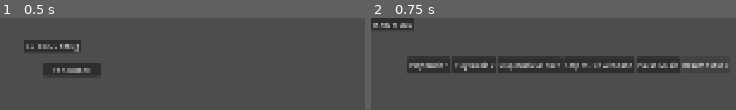
Above: before the commit, frames 1-2 (left to right).
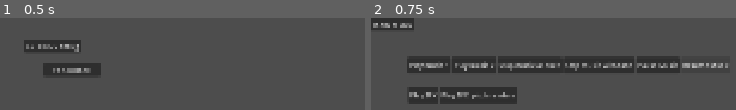
Above: after the commit, the same moments.

Repository: gurbsgurbs/game-template-godot
Game: Godot game, scene res://Screens/MainMenu/main_menu.tscn
Two runs of this game, one before a commit and one after it. Both use one fixed random seed, a clock stepped at 60 frames per second and the inputs below. The project has no main scene, so this scene is started directly. The engine's default icon, where the game draws it, is replaced by a stand-in: a white triangle on a blue panel in a dark square. Sound files missing from this copy of the repository are replaced by a short silence.
Inputs:
- Up to frame 1 (0.5 s): no input
- Up to frame 2 (0.75 s): click "To Sandbox" at 0.5 s

Frame 1 is identical in both runs. In frame 2, 4.8% of the frame differs, in the area x 10-40%, y 75-94%.

Commit message:
Added play_sound(), more comments and small changes

Diff:
--- a/Globals/AudioManager/audio_manager.gd
+++ b/Globals/AudioManager/audio_manager.gd
@@ -6,29 +6,34 @@
 #region MUSIC & SOUND LIBRARIES
 
 enum Music {
+	NONE,
 	THEME_TEST,
 	THEME_2_TEST,
 }
 
-enum SoundEffects {
+enum SoundEffect {
 	UI_BUTTON_CLICK
 }
 
-const  MUSIC_TRACKS: Dictionary[Music, String] = {
+const MUSIC_TRACKS: Dictionary[Music, String] = {
 	Music.THEME_TEST: "res://Assets/Test/music.wav",
 	Music.THEME_2_TEST: "res://Assets/Test/music_2.wav"
 }
 
-const SFX_AUDIOS: Dictionary[SoundEffects, String] = {
-	SoundEffects.UI_BUTTON_CLICK: "res://Assets/Test/sfx.wav",
-}
-
-#endregion
+
+const SFX_AUDIOS: Dictionary[SoundEffect, AudioStream] = {
+	SoundEffect.UI_BUTTON_CLICK: preload("res://Assets/Test/sfx.wav"),
+}
+
+#endregion
+
 
 const DEFAULT_FADE_DURATION: float = 3.0
+const DEFAULT_PITCH_RANDOM: float = 0.02
 
 const VOLUME_SILENT: float = 0.0
 const VOLUME_FULL: float = 1.0
+
 
 var music_current_track: Music
 var music_active_player: AudioStreamPlayer
@@ -36,15 +41,17 @@
 
 @onready var music_player_a: AudioStreamPlayer = %MusicPlayerA
 @onready var music_player_b: AudioStreamPlayer = %MusicPlayerB
-@onready var audio_player: AudioStreamPlayer = %AudioPlayer
 
 
 func _ready() -> void:
+	music_current_track = Music.NONE
 	music_player_a.volume_linear = 0.0
 	music_player_b.volume_linear = 0.0
 	music_active_player = music_player_a
 
 
+#region MUSIC FUNCTIONS
+
 func play_music(track: Music, fade_duration: float = DEFAULT_FADE_DURATION) -> void:
 
 	# End function if same music is already playing
@@ -55,12 +62,15 @@
 
 	var music_path: String = MUSIC_TRACKS[track]
 
+	# Play immediately or add a fade
 	if fade_duration <= 0.0:
 		_play_music_instantly(music_path)
 	else:
 		_play_music_crossfade(music_path, fade_duration)
 
 
+## Stops the music. [br]
+## Music can be stopped immediately, or with a fade out.
 func stop_music(fade_duration: float = DEFAULT_FADE_DURATION) -> void:
 	# No music playing
 	if music_active_player.playing == false:
@@ -75,6 +85,7 @@
 
 	# Crossfade is happening (fade_duration is ignored)
 	if fade_tween != null and fade_tween.is_valid():
+		music_current_track = Music.NONE
 		_music_resolve_crossfade()
 		return
 
@@ -88,22 +99,45 @@
 	)
 
 
+## Pauses the music.
 func pause_music() -> void:
 	if music_active_player.playing == true:
 		music_active_player.stream_paused = true
 
 
+## Resumes the paused music.
 func resume_music() -> void:
 	if music_active_player.stream_paused == true:
 		music_active_player.stream_paused = false
 
 
+## Returns if there's music playing or not.
 func is_music_playing() -> bool:
 	if music_active_player.playing == true and music_active_player.stream_paused == false:
 		return true
 	else:
 		return false
 
+#endregion
+
+
+#region SFX
+
+# Plays a sound. A random pitch can be added.
+func play_sound(sound: SoundEffect, pitch_random: bool = false, pitch_max_random:float = DEFAULT_PITCH_RANDOM) -> void:
+	var sound_player : AudioStreamPlayer = AudioStreamPlayer.new()
+	add_child(sound_player)
+	sound_player.stream = SFX_AUDIOS[sound]
+	sound_player.bus = "SoundEffects"
+	sound_player.finished.connect(sound_player.queue_free)
+	if pitch_random == true:
+		sound_player.pitch_scale = 1.0 + randf_range(-pitch_max_random, pitch_max_random)
+	else:
+		sound_player.pitch_scale = 1.0
+	sound_player.play()
+
+
+#endregion
 
 
 #region BUS VOLUME FUNCTIONS
@@ -192,6 +226,7 @@
 		func():
 			fade_out_player.stop()
 			fade_out_player.volume_linear = VOLUME_SILENT
+			fade_out_player.stream = null
 			_kill_fade_tween()
 	)
 
@@ -220,10 +255,13 @@
 
 
 func _music_stop_all_players() -> void:
+	music_current_track = Music.NONE
 	music_player_a.stop()
 	music_player_a.volume_linear = VOLUME_SILENT
+	music_player_a.stream = null
 	music_player_b.stop()
 	music_player_b.volume_linear = VOLUME_SILENT
+	music_player_b.stream = null
 
 
 func _kill_fade_tween() -> void:
--- a/Globals/AudioManager/audio_manager.tscn
+++ b/Globals/AudioManager/audio_manager.tscn
@@ -12,6 +12,3 @@
 [node name="MusicPlayerB" type="AudioStreamPlayer" parent="." unique_id=1608834593]
 unique_name_in_owner = true
 bus = &"Music"
-
-[node name="AudioPlayer" type="AudioStreamPlayer" parent="." unique_id=84353753]
-unique_name_in_owner = true
--- a/Screens/Sandbox/sandbox.gd
+++ b/Screens/Sandbox/sandbox.gd
@@ -39,3 +39,11 @@
 
 func _on_resume_music_button_pressed() -> void:
 	AudioManager.resume_music()
+
+
+func _on_play_sfx_button_pressed() -> void:
+	AudioManager.play_sound(AudioManager.SoundEffect.UI_BUTTON_CLICK)
+
+
+func _on_play_sfx_pitch_button_pressed() -> void:
+	AudioManager.play_sound(AudioManager.SoundEffect.UI_BUTTON_CLICK, true)
--- a/Screens/Sandbox/sandbox.tscn
+++ b/Screens/Sandbox/sandbox.tscn
@@ -48,6 +48,21 @@
 offset_bottom = 8.0
 text = "MAIN MENU"
 
+[node name="HBoxContainer2" type="HBoxContainer" parent="." unique_id=153797007]
+layout_mode = 0
+offset_left = 89.0
+offset_top = 165.0
+offset_right = 350.0
+offset_bottom = 205.0
+
+[node name="PlaySFXButton" type="Button" parent="HBoxContainer2" unique_id=115563282]
+layout_mode = 2
+text = "Play SFX"
+
+[node name="PlaySFXPitchButton" type="Button" parent="HBoxContainer2" unique_id=189028095]
+layout_mode = 2
+text = "Play SFX: pitch random"
+
 [connection signal="pressed" from="HBoxContainer/Music1Button" to="." method="_on_music_1_button_pressed"]
 [connection signal="pressed" from="HBoxContainer/Music2Button" to="." method="_on_music_2_button_pressed"]
 [connection signal="pressed" from="HBoxContainer/StopMusicNowButton" to="." method="_on_stop_music_now_button_pressed"]
@@ -55,3 +70,5 @@
 [connection signal="pressed" from="HBoxContainer/PauseMusicButton" to="." method="_on_pause_music_button_pressed"]
 [connection signal="pressed" from="HBoxContainer/ResumeMusicButton" to="." method="_on_resume_music_button_pressed"]
 [connection signal="pressed" from="ToMainMenuButton" to="." method="_on_to_main_menu_button_pressed"]
+[connection signal="pressed" from="HBoxContainer2/PlaySFXButton" to="." method="_on_play_sfx_button_pressed"]
+[connection signal="pressed" from="HBoxContainer2/PlaySFXPitchButton" to="." method="_on_play_sfx_pitch_button_pressed"]
